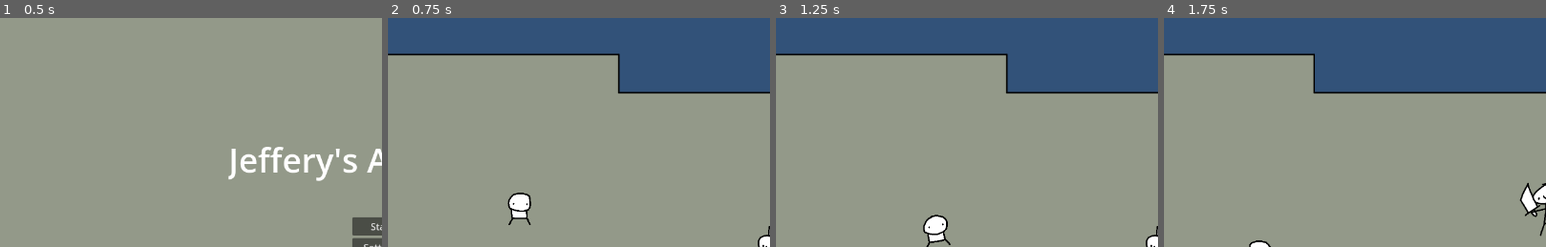
Above: before the commit, frames 1-4 (left to right).
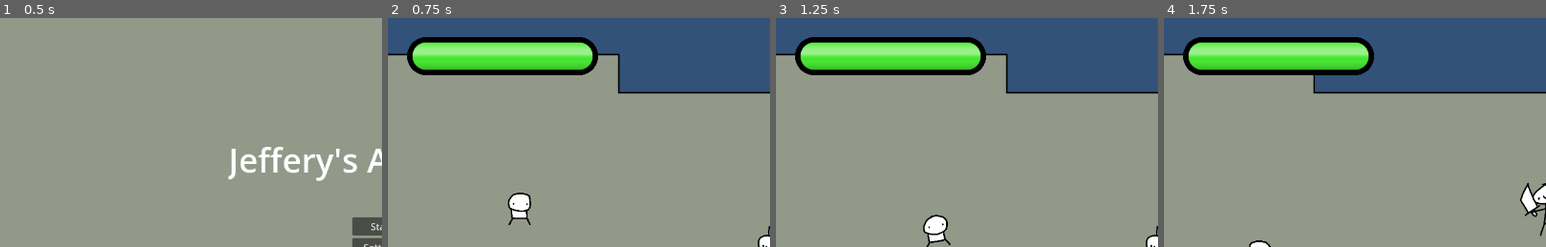
Above: after the commit, the same moments.

Repository: flyguywannadie/JefferyAdventure
Game: Godot game, scene res://Scenes/StartMenu.tscn
The game is run twice, just before and just after one commit, with the same random seed, the same clock (stepped at 60 frames per second) and the same inputs. The engine's default icon, where the game draws it, is replaced by a stand-in: a white triangle on a blue panel in a dark square.
Inputs (mouse positions are % of the whole screen's width and height, from its top left):
- Up to frame 1 (0.5 s): no input
- Up to frame 2 (0.75 s): click "Start" at 0.5 s
- Up to frame 3 (1.25 s): no input
- Up to frame 4 (1.75 s): move the mouse to (72, 45) at 1.27 s; hold D (jef_right) from 1.28 s (still down); click (72, 45) at 1.35 s; tap Space (jef_Jump) at 1.52 s
The pictures show only the part of the screen within x 0-50%, y 0-50%; the shares and areas given below are measured in that part.

Frame 1 is identical in both runs. In frame 2, 8.0% of the frame differs, in the area x 5-55%, y 8-25%; in frame 3, 8.0%; in frame 4, 8.0%.

Commit message:
Healthbar Shader
following Freya Holmer tutorial made a healthbar out of a single colorRect.

Diff:
--- /dev/null
+++ b/HealthBar.gdshader
@@ -0,0 +1,70 @@
+shader_type canvas_item;
+
+uniform float fill : hint_range(0.0, 1.0) = 0;
+uniform float borderSize: hint_range(0.0, 1.0) = 0.3;
+uniform sampler2D Test;
+
+void vertex() {
+	// Called for every vertex the material is visible on.
+}
+
+float InverseLerp(float a, float b, float c){
+	return (c-a)/(b-a);
+}
+
+//render_mode blend_disabled; // DISABLE
+//render_mode blend_add; // ADD
+//render_mode blend_sub; // SUBTRACT
+//render_mode blend_mix; // MIX
+//render_mode blend_mul; // MULTIPLY
+//render_mode blend_premul_alpha; // ALPHA
+
+void fragment() {
+	// Called for every pixel the material is visible on.
+
+	// rounded corner clipping
+	vec2 coords = UV;
+	coords.x *= 5.0;
+
+	vec2 pointOnLineSeg = vec2(clamp(coords.x, 0.5, 4.5), 0.5);
+	float sdf = distance(coords, pointOnLineSeg) * 2.0 - 1.0;
+
+	if (sdf > 0.0) {
+		discard;
+	}
+
+	float borderSDF = sdf + borderSize;
+
+	float pd = fwidth(borderSDF);
+
+	float borderMask = 1.0 - clamp(borderSDF / pd, 0.0, 1.0);
+
+
+	float healthbarMask = float(fill > UV.x); //floor(UV.x * 8.0)/8.0); can be used to break it into segments
+	//if (healthbarMask < 0.1) {
+		//discard;
+	//}
+
+	// float thealthcolor = clamp(InverseLerp(0.2, 0.8, fill), 0.0, 1.0); // T value of the healthbar color lerp
+	// vec3 healthbarColor = mix(vec3(1,0,0),vec3(0,1,0),thealthcolor); // mix = lerp. and lerp between healthbar colors
+
+	vec3 healthbarTextureColor = texture(Test, vec2(fill,UV.y)).rgb;
+
+	if (fill < 0.5) {
+		float flash = cos(TIME * (2.0/fill)) * 0.2 + 1.0;
+		healthbarTextureColor *= flash;
+	}
+
+	//vec3 backgroundColor = vec3(0); // color of the background
+	//vec3 outColor = mix(backgroundColor, healthbarColor, healthbarMask); // healthbar mask will only ever equal 0 or 1, so can choose between the two colors based on that
+
+	//COLOR = vec4(healthbarColor, healthbarMask); // setting alpha to healthbar mask will only ever equal 0 or 1, so background color isn't needed
+
+
+	COLOR = vec4(healthbarTextureColor * healthbarMask * borderMask, 1.0);
+
+	//COLOR = vec4(1.0,0.0,0.0, UV.x); // Test for alpha blending I guees
+
+
+	//COLOR = vec4(vec3(borderMask), 1.0) ; // sdf output
+}
--- /dev/null
+++ b/SDFExample.gdshader
@@ -0,0 +1,18 @@
+shader_type canvas_item;
+
+void vertex() {
+	UV = (UV * 2.0) - 1.0;
+}
+
+void fragment() {
+	float dist = length(UV) - 0.3;
+
+	//dist = step(0.0, dist); // makes a hard edge kinda I don't fully understand it
+
+	COLOR = vec4(vec3(dist), 1.0);
+}
+
+//void light() {
+	// Called for every pixel for every light affecting the CanvasItem.
+	// Uncomment to replace the default light processing function with this one.
+//}
--- a/Scenes/TestBossScene.tscn
+++ b/Scenes/TestBossScene.tscn
@@ -313,9 +313,10 @@
 [sub_resource type="RectangleShape2D" id="RectangleShape2D_w60wy"]
 size = Vector2(407.5, 52)
 
-[node name="BossScene" type="Node2D" node_paths=PackedStringArray("camTracks", "stateChanges")]
+[node name="BossScene" type="Node2D" node_paths=PackedStringArray("camTracks", "checkpoint", "stateChanges")]
 script = ExtResource("1_y6yf7")
 camTracks = [NodePath("CameraTrack")]
+checkpoint = NodePath("Checkpoint")
 stateChanges = NodePath("Changes")
 
 [node name="TileMapLayer2" type="TileMapLayer" parent="."]
@@ -442,4 +443,7 @@
 [node name="BossDynamite" parent="." instance=ExtResource("30_pc152")]
 position = Vector2(15582, 4265)
 
+[node name="Checkpoint" type="Node2D" parent="."]
+position = Vector2(13908, 4490)
+
 [connection signal="body_entered" from="Changes/BossExists/TankBoss/TrackDamageArea" to="Changes/BossExists/TankBoss/TrackDamageArea" method="_on_body_entered"]
--- a/Scenes/node_2d.tscn
+++ b/Scenes/node_2d.tscn
@@ -10,40 +10,16 @@
 [ext_resource type="Script" path="res://Scripts/EvolutionScreen.gd" id="12_cvh8f"]
 [ext_resource type="Texture2D" uid="uid://d2tw5irnrwf6k" path="res://Textures/JefferyGameOver.png" id="12_x30i3"]
 [ext_resource type="Texture2D" uid="uid://cq67xj1g1bm8q" path="res://Textures/SwordEvoButton.png" id="13_1tk7r"]
+[ext_resource type="Shader" path="res://HealthBar.gdshader" id="14_ipcyo"]
 [ext_resource type="Texture2D" uid="uid://qotynlinrtcj" path="res://Textures/SwordEvoButtonHover.png" id="14_k02nj"]
 [ext_resource type="Texture2D" uid="uid://07jullcmmn2w" path="res://Textures/GunEvoButton.png" id="15_bv6un"]
+[ext_resource type="Texture2D" uid="uid://citn2xtmb77e3" path="res://Textures/healthbar.png" id="15_p44oh"]
+[ext_resource type="Shader" path="res://SDFExample.gdshader" id="16_d37y0"]
 [ext_resource type="Texture2D" uid="uid://dqgv2ia0li61e" path="res://Textures/GunEvoButtonHover.png" id="16_vvsn2"]
 
 [sub_resource type="ShaderMaterial" id="ShaderMaterial_dp4uq"]
 shader = ExtResource("11_swtah")
 shader_parameter/fade = 0.27
-
-[sub_resource type="Animation" id="Animation_yf22g"]
-length = 0.001
-tracks/0/type = "value"
-tracks/0/imported = false
-tracks/0/enabled = true
-tracks/0/path = NodePath(".:material:shader_parameter/fade")
-tracks/0/interp = 1
-tracks/0/loop_wrap = true
-tracks/0/keys = {
-"times": PackedFloat32Array(0),
-"transitions": PackedFloat32Array(1),
-"update": 0,
-"values": [0.27]
-}
-tracks/1/type = "value"
-tracks/1/imported = false
-tracks/1/enabled = true
-tracks/1/path = NodePath("MarginContainer:visible")
-tracks/1/interp = 1
-tracks/1/loop_wrap = true
-tracks/1/keys = {
-"times": PackedFloat32Array(0),
-"transitions": PackedFloat32Array(1),
-"update": 1,
-"values": [false]
-}
 
 [sub_resource type="Animation" id="Animation_p3snt"]
 resource_name = "FadeIn"
@@ -128,6 +104,33 @@
 }]
 }
 
+[sub_resource type="Animation" id="Animation_yf22g"]
+length = 0.001
+tracks/0/type = "value"
+tracks/0/imported = false
+tracks/0/enabled = true
+tracks/0/path = NodePath(".:material:shader_parameter/fade")
+tracks/0/interp = 1
+tracks/0/loop_wrap = true
+tracks/0/keys = {
+"times": PackedFloat32Array(0),
+"transitions": PackedFloat32Array(1),
+"update": 0,
+"values": [0.27]
+}
+tracks/1/type = "value"
+tracks/1/imported = false
+tracks/1/enabled = true
+tracks/1/path = NodePath("MarginContainer:visible")
+tracks/1/interp = 1
+tracks/1/loop_wrap = true
+tracks/1/keys = {
+"times": PackedFloat32Array(0),
+"transitions": PackedFloat32Array(1),
+"update": 1,
+"values": [false]
+}
+
 [sub_resource type="AnimationLibrary" id="AnimationLibrary_k1qm4"]
 _data = {
 "FadeIn": SubResource("Animation_p3snt"),
@@ -135,11 +138,20 @@
 "RESET": SubResource("Animation_yf22g")
 }
 
+[sub_resource type="ShaderMaterial" id="ShaderMaterial_agwya"]
+shader = ExtResource("14_ipcyo")
+shader_parameter/fill = 1.0
+shader_parameter/borderSize = 0.3
+shader_parameter/Test = ExtResource("15_p44oh")
+
+[sub_resource type="ShaderMaterial" id="ShaderMaterial_giyw7"]
+shader = ExtResource("16_d37y0")
+
 [node name="Node2D" type="Node2D"]
 
 [node name="Jeffery" parent="." instance=ExtResource("4_oebhw")]
 slide_on_ceiling = false
-health = 2
+health = 2222
 
 [node name="Camera2D" type="Camera2D" parent="." node_paths=PackedStringArray("toFollow")]
 z_index = 100
@@ -375,6 +387,21 @@
 "": SubResource("AnimationLibrary_k1qm4")
 }
 
+[node name="JefferyHealthbar" type="ColorRect" parent="CanvasLayer"]
+material = SubResource("ShaderMaterial_agwya")
+offset_left = 32.0
+offset_top = 32.0
+offset_right = 352.0
+offset_bottom = 96.0
+
+[node name="TestingSDF" type="ColorRect" parent="CanvasLayer"]
+visible = false
+material = SubResource("ShaderMaterial_giyw7")
+offset_left = 512.0
+offset_top = -256.0
+offset_right = 768.0
+color = Color(0.244776, 0.244776, 0.244776, 1)
+
 [connection signal="pressed" from="CanvasLayer/PauseMenu/MarginContainer/HBoxContainer/VBoxContainer/Resume" to="CanvasLayer/PauseMenu" method="_on_resume_pressed"]
 [connection signal="pressed" from="CanvasLayer/PauseMenu/MarginContainer/HBoxContainer/VBoxContainer/Back To Title" to="CanvasLayer/PauseMenu" method="_on_back_to_title_pressed"]
 [connection signal="pressed" from="CanvasLayer/EvolutionScreen/MarginContainer/HBoxContainer/Sword/TextureButton" to="CanvasLayer/EvolutionScreen" method="_on_Sword_button_pressed"]
--- a/Scripts/GameManager.gd
+++ b/Scripts/GameManager.gd
@@ -51,6 +51,7 @@
 
 func MakeFirstScene() -> void:
 	await Signal(get_tree().create_timer(0.01), "timeout")
+	gameState = ""
 	call_deferred("addLevel", "TestFirstScene")
 
 func endLevels() -> void:
Not shown: 1 places in Scenes/node_2d.tscn that only renumber resources
Binary file added: Textures/healthbar.png
Not shown, added: Textures/healthbar.png.import
